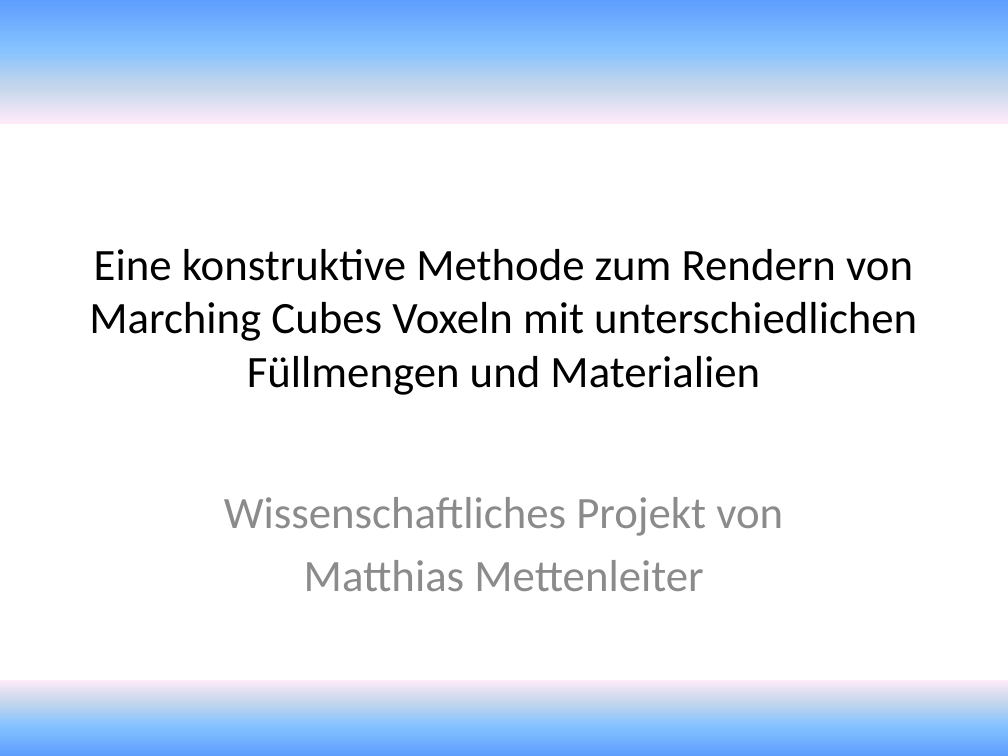
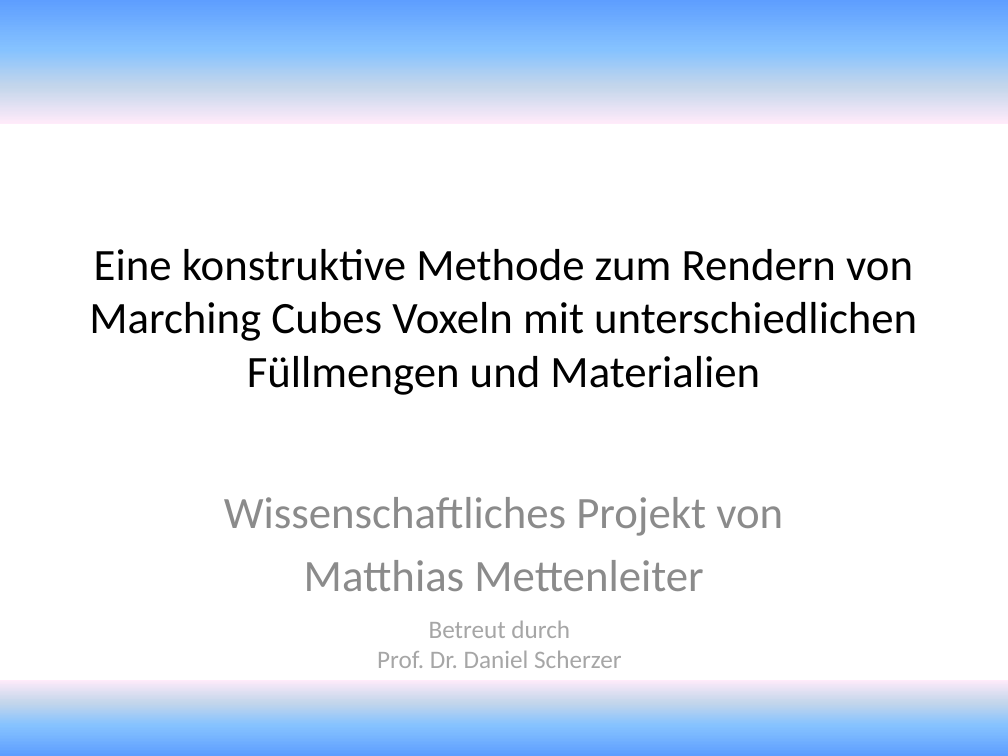
Before and after one commit to MMDaemon/MC_Paper, a slide deck: slide 1 of Vortrag - Eine konstruktive Methode zum Rendern von Marching Cubes Voxeln mit unterschiedlichen Füllmengen und Materialien.pptx. Drawn at 1008x756 pixels with LibreOffice and Linux fonts; fonts in the diff are those of the drawing; background and template pictures are left out. Boxes give left, top, right and bottom in pixels: in the first picture for what was removed or moved away, otherwise in the second. Text is boxed around its words. In the diff, an @@ line names an element or a change of style, - is before the commit and + after.

Commit message:
Added Prof

```diff
--- a/Vortrag - Eine konstruktive Methode zum Rendern von Marching Cubes Voxeln mit unterschiedlichen Füllmengen und Materialien.pptx
+++ b/Vortrag - Eine konstruktive Methode zum Rendern von Marching Cubes Voxeln mit unterschiedlichen Füllmengen und Materialien.pptx
@@ text added at <box>377,620,621,668</box>, 18 pt, text #A6A6A6 @@
+Betreut durch
+Prof. Dr. Daniel Scherzer
```
Also in this commit, not shown: 1 other file.
